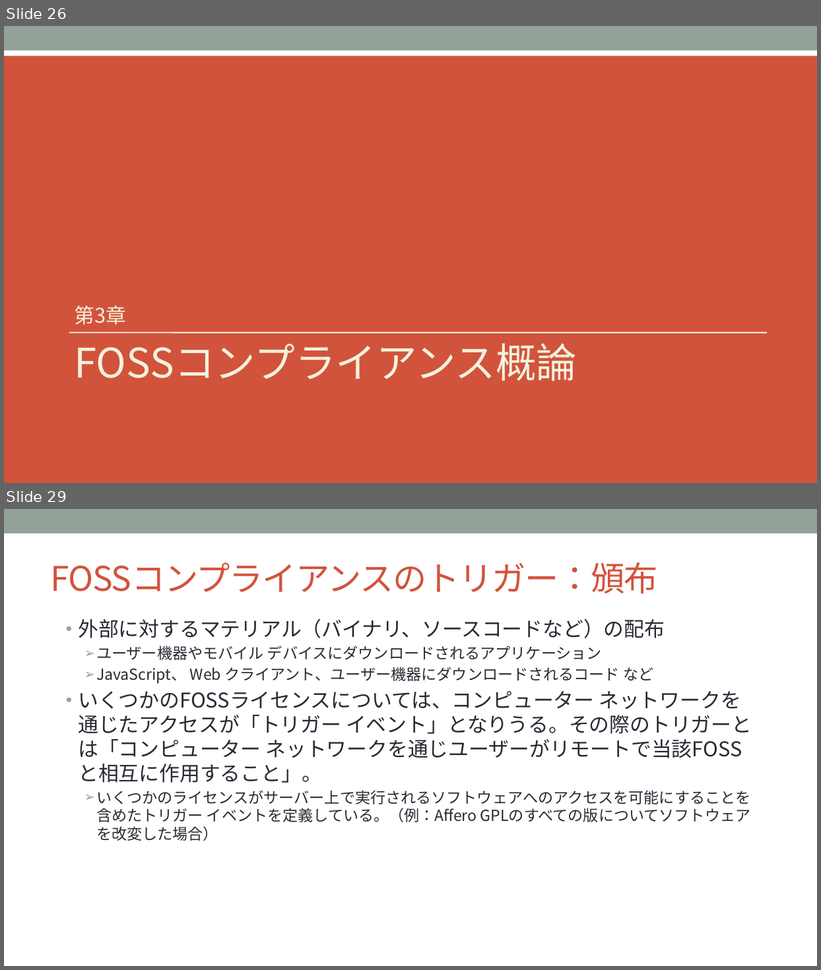
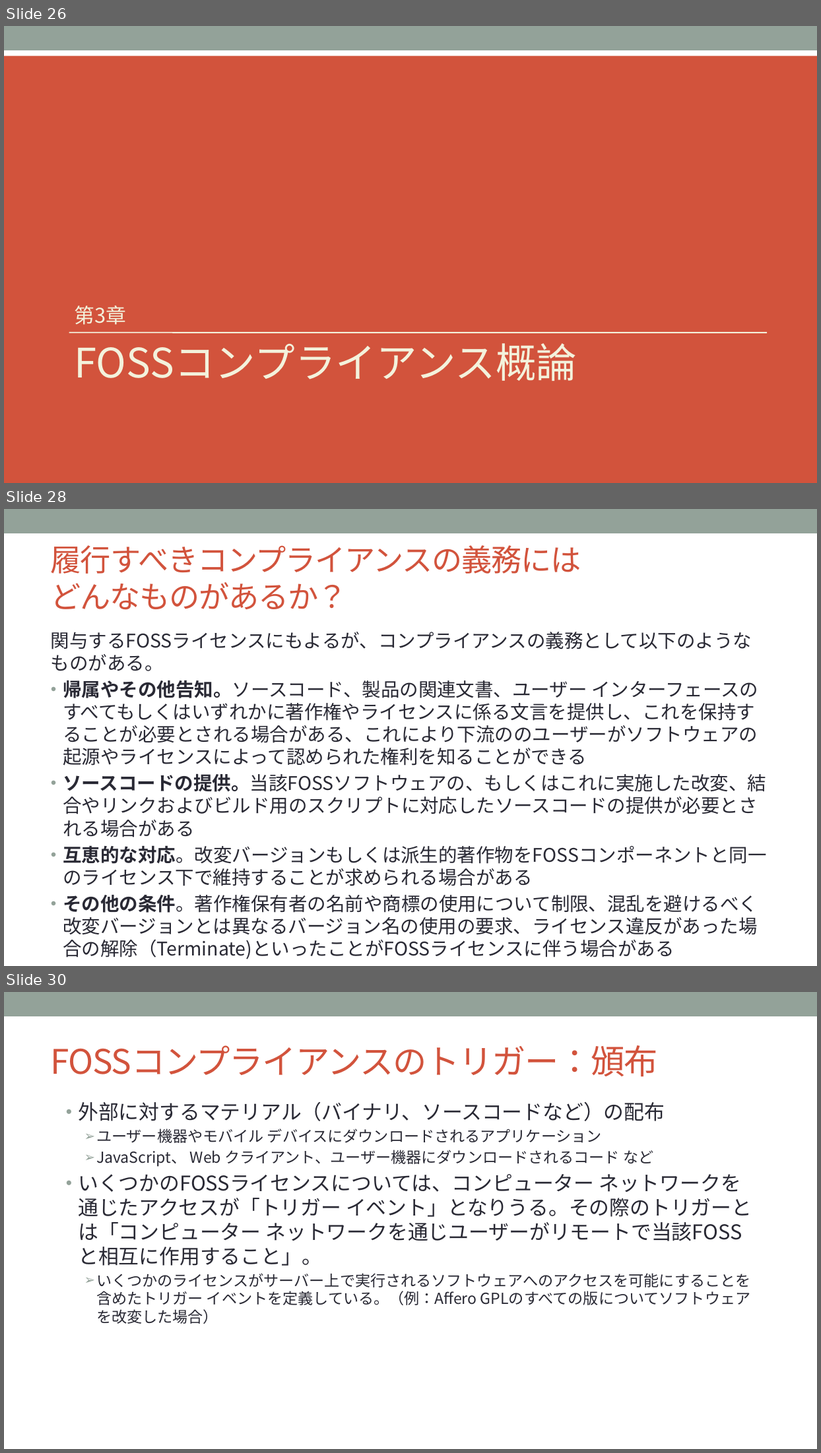
Before and after one commit to OpenChain-Project/Curriculum-Translation-JP, a slide deck: REVIEW/Version_for_v1.1/openchain-curriculum-for-1-1_JP_review_tani.pptx. Shown one above the other, each under a label of ours: slides 26 and 29 before the commit, slides 26, 28 and 30 after it; the slides between them are not shown. The pictures are 821x970 and 821x1453 pixels, drawn with LibreOffice and Linux fonts; fonts in the diff are those of the drawing; background and template pictures are left out. Boxes give left, top, right and bottom in pixels: in the first picture for what was removed or moved away, otherwise in the second. Text is boxed around its words. In the diff, an @@ line names an element or a change of style, - is before the commit and + after.

```diff
--- a/REVIEW/Version_for_v1.1/openchain-curriculum-for-1-1_JP_review_tani.pptx
+++ b/REVIEW/Version_for_v1.1/openchain-curriculum-for-1-1_JP_review_tani.pptx
@@ slide 28 added at box(4, 509, 817, 966), background #FFFFFF; not listed: 1 template element that a slide beside it also shows @@
@@ title added at box(51, 545, 582, 610), 36 pt, text #D2533C @@
+履行すべきコンプライアンスの義務には
+どんなものがあるか？
@@ text added at box(51, 632, 767, 960), 22.2 pt, text #292934 @@
+関与するFOSSライセンスにもよるが、コンプライアンスの義務として以下のようなものがある。
+• 帰属やその他告知。ソースコード、製品の関連文書、ユーザー インターフェースのすべてもしくはいずれかに著作権やライセンスに係る文言を提供し、これを保持することが必要とされる場合がある、これにより下流ののユーザーがソフトウェアの起源やライセンスによって認められた権利を知ることができる
+• ソースコードの提供。当該FOSSソフトウェアの、もしくはこれに実施した改変、結合やリンクおよびビルド用のスクリプトに対応したソースコードの提供が必要とされる場合がある
+• 互恵的な対応。改変バージョンもしくは派生的著作物をFOSSコンポーネントと同一のライセンス下で維持することが求められる場合がある
+• その他の条件。著作権保有者の名前や商標の使用について制限、混乱を避けるべく改変バージョンとは異なるバージョン名の使用の要求、ライセンス違反があった場合の解除（Terminate)といったことがFOSSライセンスに伴う場合がある
@@ what was slide 29 is now slide 30 @@
```
Also in this commit, not shown: 2 slides changed.
